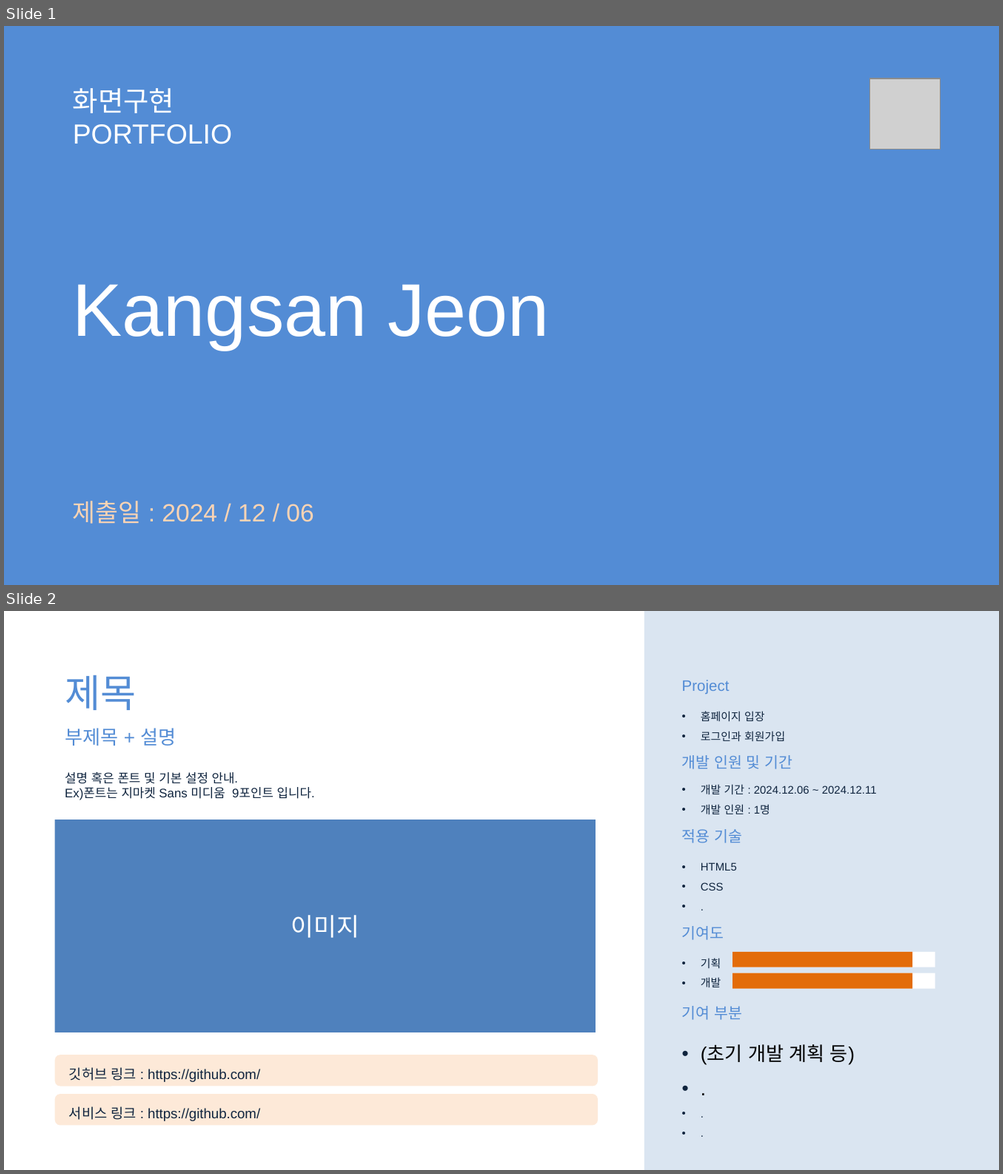
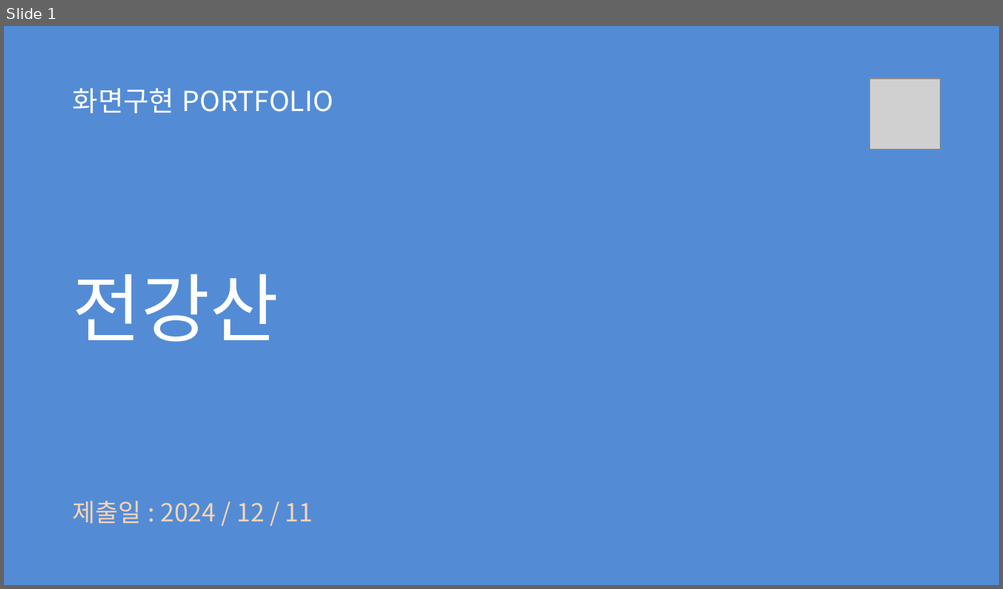
Before and after one commit to jksa9609/HTML_Portpolio_jks, a slide deck: 화면구현_포트폴리오_전강산.pptx. Shown one above the other, each under a label of ours: slides 1 and 2 before the commit, slide 1 after it. The pictures are 1003x1174 and 1003x589 pixels, drawn with LibreOffice and Linux fonts; fonts in the diff are those of the drawing; grey boxes stand for pictures. Boxes give left, top, right and bottom in pixels: in the first picture for what was removed or moved away, otherwise in the second. Text is boxed around its words. In the diff, an @@ line names an element or a change of style, - is before the commit and + after.

```diff
--- a/화면구현_포트폴리오_전강산.pptx
+++ b/화면구현_포트폴리오_전강산.pptx
@@ slide 2 removed at (4,611,999,1170), background #FFFFFF @@
@@ rectangle removed at (645,611,999,1170) @@
@@ text removed at (65,675,136,710) @@
-제목
@@ text removed at (682,680,729,694) @@
-Project
@@ text removed at (700,711,785,741) @@
-• 홈페이지 입장
-• 로그인과 회원가입
@@ text removed at (65,728,176,746) @@
-부제목 + 설명
@@ text removed at (682,755,793,769) @@
-개발 인원 및 기간
@@ text removed at (65,772,315,800) @@
-설명 혹은 폰트 및 기본 설정 안내.
-Ex)폰트는 지마켓 Sans 미디움 9포인트 입니다.
@@ text removed at (700,784,876,815) @@
-• 개발 기간 : 2024.12.06 ~ 2024.12.11
-• 개발 인원 : 1명
@@ rectangle removed at (55,820,595,1033) @@
-이미지
@@ text removed at (682,829,742,843) @@
-적용 기술
@@ text removed at (700,863,737,891) @@
-• HTML5
-• CSS
-• .
@@ text removed at (682,926,724,940) @@
-기여도
@@ text removed at (700,958,720,988) @@
-• 기획
-• 개발
@@ rectangle removed at (732,952,935,968) @@
@@ rectangle removed at (732,952,912,968) @@
@@ rectangle removed at (732,973,935,989) @@
@@ rectangle removed at (732,973,912,989) @@
@@ text removed at (682,1006,742,1020) @@
-기여 부분
@@ text removed at (700,1045,854,1065) @@
-• (초기 개발 계획 등)
-• .
-• .
-• .
@@ rounded rectangle removed at (55,1056,597,1086) @@
@@ text removed at (69,1068,260,1082) @@
-깃허브 링크 : https://github.com/
@@ rounded rectangle removed at (55,1094,597,1125) @@
@@ text removed at (69,1107,260,1122) @@
-서비스 링크 : https://github.com/
@@ slide 1 changed as well @@
@@ text "화면구현 PORTFOLIO" at (73,88,333,113): font Arial to Noto Sans CJK KR @@
@@ text at (73,274,279,342): text changed; font Arial to Noto Sans CJK KR @@
-Kangsan Jeon
+전강산
@@ text at (73,501,313,524): text changed; font Arial to Noto Sans CJK KR @@
-제출일 : 2024 / 12 / 06
+제출일 : 2024 / 12 / 11
```
Also in this commit, not shown: 7 slides added, 3 other slides removed, 17 other files.
